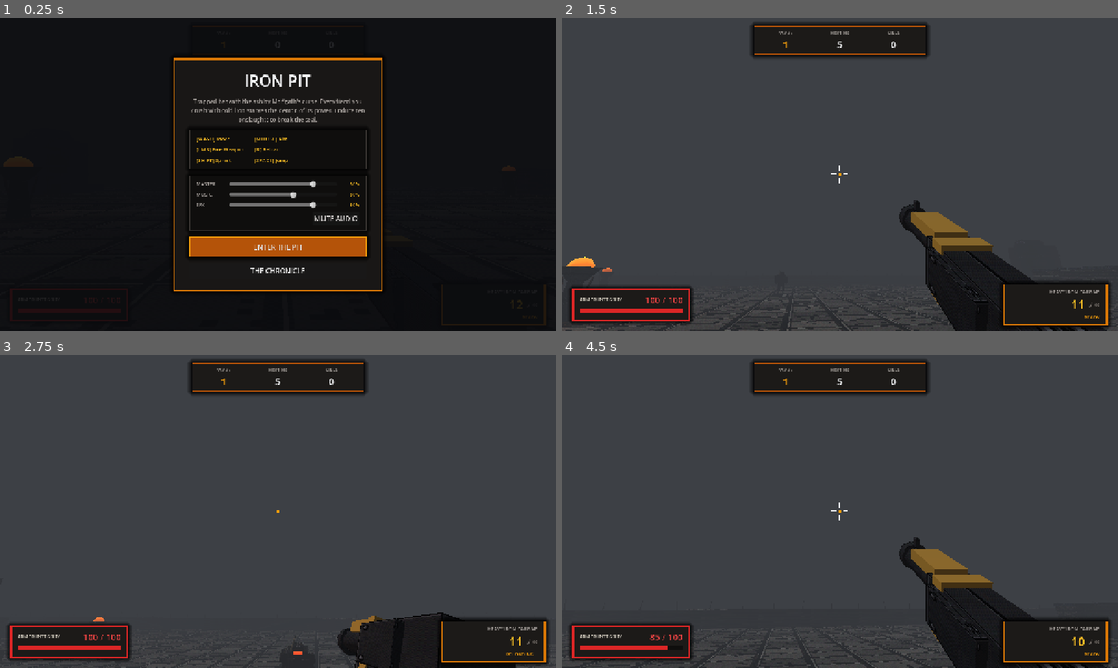
Above: before the commit, frames 1-4 (two rows, left to right).
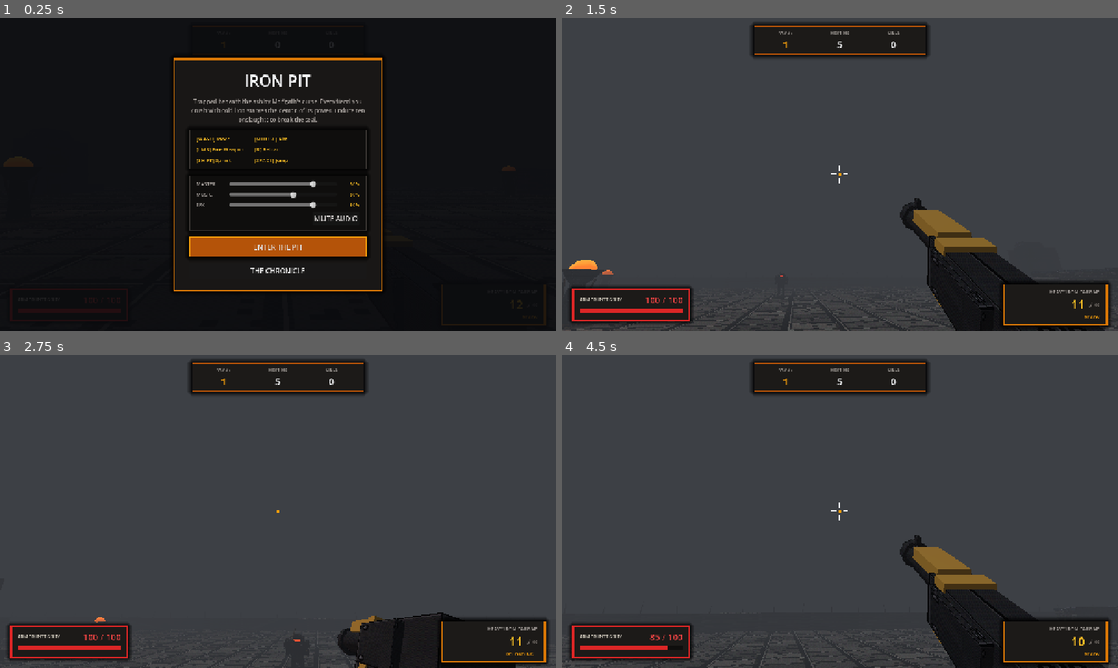
Above: after the commit, the same moments.

Repository: BuneZT/iron-pit-godot
Game: Godot game, scene res://scenes/Main.tscn
The game is run twice, just before and just after one commit, with the same random seed, the same clock (stepped at 60 frames per second) and the same inputs.
Inputs (mouse positions are in pixels of both pictures, inside the frame that each line leads up to):
- Up to frame 1 (0.25 s): no input
- Up to frame 2 (1.5 s): click "ENTER THE PIT" at 0.5 s; tap Enter at 1.25 s; move the mouse to (867, 174) at 1.27 s; hold W from 1.28 s (still down); tap Shift at 1.35 s; click (867, 174) at 1.42 s
- Up to frame 3 (2.75 s): keep holding W; tap Space at 1.52, 2.27 s; move the mouse to (250, 511) at 2.02 s; tap R at 2.1 s; click (250, 511) at 2.17 s
- Up to frame 4 (4.5 s): keep holding W; move the mouse to (851, 505) at 2.77 s; tap Shift at 2.85, 4.35 s; click (851, 505) at 2.92 s; move the mouse to (834, 517) at 3.52 s; tap R at 3.6 s; click (834, 517) at 3.67 s; tap Space at 3.77 s; move the mouse to (878, 514) at 4.27 s; click (878, 514) at 4.42 s

The runs differ from the first frame. In frame 2, 1.4% of the frame differs, in the area x 0-100%, y 57-100%; in frame 3, 0.2%; in frame 4, 1.3%.

Commit message:
perf(scene,ui): run camera/game loop at render rate, share enemy meshes/hitboxes, and optimize shadows

Diff:
--- a/project.godot
+++ b/project.godot
@@ -15,10 +15,6 @@
 run/main_scene="res://scenes/Main.tscn"
 config/features=PackedStringArray("4.7", "Forward Plus")
 
-[audio]
-
-buses/default_bus_layout="res://default_bus_layout.tres"
-
 [display]
 
 window/size/viewport_width=1280
@@ -34,11 +30,11 @@
 
 [physics]
 
+common/physics_ticks_per_second=120
+common/physics_interpolation=true
 3d/physics_engine="Jolt Physics"
 3d/default_gravity=18.0
-3d/default_gravity_vector=Vector3(0, -1, 0)
 
 [rendering]
 
 textures/canvas_textures/default_texture_filter=0
-anti_aliasing/quality/msaa_3d=0
--- a/scripts/main.gd
+++ b/scripts/main.gd
@@ -94,7 +94,7 @@
 				pause_game()
 
 
-func _physics_process(raw_dt: float) -> void:
+func _process(raw_dt: float) -> void:
 	var dt := minf(raw_dt, 0.1)
 	total_time += dt
 	update_braziers(total_time, wave_manager.current_wave)
--- a/scripts/scene/arena_builder.gd
+++ b/scripts/scene/arena_builder.gd
@@ -62,7 +62,9 @@
 	directional_light.light_color = Color(0.75, 0.76, 0.78)
 	directional_light.light_energy = 0.45
 	directional_light.shadow_enabled = true
-	directional_light.shadow_blur = 1.5
+	directional_light.directional_shadow_mode = DirectionalLight3D.SHADOW_PARALLEL_2_SPLITS
+	directional_light.directional_shadow_max_distance = 50.0
+	directional_light.shadow_blur = 1.2
 	add_child(directional_light)
 
 
--- a/scripts/scene/enemy_controller.gd
+++ b/scripts/scene/enemy_controller.gd
@@ -43,6 +43,10 @@
 
 var on_enemy_groan: Callable
 var _iron_texture: Texture2D
+var _box_mesh_cache: Dictionary = {}
+var _box_shape_cache: Dictionary = {}
+var _cyl_mesh_cache: Dictionary = {}
+var _cyl_shape_cache: Dictionary = {}
 
 
 func _init(parent_scene: Node3D = null, spawn_source: Variant = null) -> void:
@@ -116,6 +120,16 @@
 	root.linear_damp = 0.8
 	root.can_sleep = false
 	root.position = spawn_pt
+	root.set_meta("enemy_id", id)
+
+	var hitbox_area := Area3D.new()
+	hitbox_area.name = "HitboxCompoundArea"
+	hitbox_area.collision_layer = 8
+	hitbox_area.collision_mask = 0
+	hitbox_area.monitoring = false
+	hitbox_area.monitorable = false
+	hitbox_area.set_meta("enemy_id", id)
+	root.add_child(hitbox_area)
 
 	var root_col := CollisionShape3D.new()
 	root_col.name = "RootCapsuleCollider"
@@ -454,6 +468,56 @@
 	return instance
 
 
+func _get_box_mesh(size: Vector3) -> BoxMesh:
+	var key := "%.3f_%.3f_%.3f" % [size.x, size.y, size.z]
+	if not _box_mesh_cache.has(key):
+		var box := BoxMesh.new()
+		box.size = size
+		_box_mesh_cache[key] = box
+	return _box_mesh_cache[key]
+
+
+func _get_box_shape(size: Vector3) -> BoxShape3D:
+	var key := "%.3f_%.3f_%.3f" % [size.x, size.y, size.z]
+	if not _box_shape_cache.has(key):
+		var shape := BoxShape3D.new()
+		shape.size = size
+		_box_shape_cache[key] = shape
+	return _box_shape_cache[key]
+
+
+func _get_cyl_mesh(d_top: float, d_bot: float, h: float, segs: int) -> CylinderMesh:
+	var key := "%.3f_%.3f_%.3f_%d" % [d_top, d_bot, h, segs]
+	if not _cyl_mesh_cache.has(key):
+		var cyl := CylinderMesh.new()
+		cyl.top_radius = d_top / 2.0
+		cyl.bottom_radius = d_bot / 2.0
+		cyl.height = h
+		cyl.radial_segments = maxi(4, segs)
+		cyl.rings = 1
+		_cyl_mesh_cache[key] = cyl
+	return _cyl_mesh_cache[key]
+
+
+func _get_cyl_shape(d_top: float, d_bot: float, h: float) -> CylinderShape3D:
+	var key := "%.3f_%.3f_%.3f" % [d_top, d_bot, h]
+	if not _cyl_shape_cache.has(key):
+		var shape := CylinderShape3D.new()
+		shape.height = h
+		shape.radius = maxf(d_top, d_bot) / 2.0
+		_cyl_shape_cache[key] = shape
+	return _cyl_shape_cache[key]
+
+
+func _compute_transform_relative_to_root(node: Node3D, root_node: Node3D) -> Transform3D:
+	var xform := node.transform
+	var p := node.get_parent()
+	while p is Node3D and p != root_node:
+		xform = (p as Node3D).transform * xform
+		p = p.get_parent()
+	return xform
+
+
 func _add_box_part(
 	part_name: String,
 	size: Vector3,
@@ -466,30 +530,22 @@
 ) -> MeshInstance3D:
 	var mi := MeshInstance3D.new()
 	mi.name = part_name
-	var box := BoxMesh.new()
-	box.size = size
-	mi.mesh = box
+	mi.mesh = _get_box_mesh(size)
 	mi.material_override = mat
 	mi.position = pos
 	mi.rotation = rot
 	mi.cast_shadow = GeometryInstance3D.SHADOW_CASTING_SETTING_ON if cast_shadow else GeometryInstance3D.SHADOW_CASTING_SETTING_OFF
 	mi.set_meta("enemy_id", enemy_id)
-
-	var hit_area := Area3D.new()
-	hit_area.name = "HitboxArea"
-	hit_area.collision_layer = 8
-	hit_area.collision_mask = 0
-	hit_area.monitoring = false
-	hit_area.monitorable = false
-	hit_area.set_meta("enemy_id", enemy_id)
-	var col := CollisionShape3D.new()
-	var shape := BoxShape3D.new()
-	shape.size = size
-	col.shape = shape
-	hit_area.add_child(col)
-	mi.add_child(hit_area)
-
 	parent.add_child(mi)
+
+	var root_node := parent if parent is RigidBody3D else parent.get_parent() as Node3D
+	var hit_area := root_node.get_node_or_null("HitboxCompoundArea") as Area3D
+	if hit_area != null:
+		var col := CollisionShape3D.new()
+		col.shape = _get_box_shape(size)
+		col.transform = _compute_transform_relative_to_root(mi, root_node)
+		hit_area.add_child(col)
+
 	return mi
 
 
@@ -508,35 +564,22 @@
 ) -> MeshInstance3D:
 	var mi := MeshInstance3D.new()
 	mi.name = part_name
-	var cyl := CylinderMesh.new()
-	cyl.top_radius = d_top / 2.0
-	cyl.bottom_radius = d_bot / 2.0
-	cyl.height = h
-	cyl.radial_segments = maxi(4, segs)
-	cyl.rings = 1
-	mi.mesh = cyl
+	mi.mesh = _get_cyl_mesh(d_top, d_bot, h, segs)
 	mi.material_override = mat
 	mi.position = pos
 	mi.rotation = rot
 	mi.cast_shadow = GeometryInstance3D.SHADOW_CASTING_SETTING_ON if cast_shadow else GeometryInstance3D.SHADOW_CASTING_SETTING_OFF
 	mi.set_meta("enemy_id", enemy_id)
-
-	var hit_area := Area3D.new()
-	hit_area.name = "HitboxArea"
-	hit_area.collision_layer = 8
-	hit_area.collision_mask = 0
-	hit_area.monitoring = false
-	hit_area.monitorable = false
-	hit_area.set_meta("enemy_id", enemy_id)
-	var col := CollisionShape3D.new()
-	var shape := CylinderShape3D.new()
-	shape.height = h
-	shape.radius = maxf(d_top, d_bot) / 2.0
-	col.shape = shape
-	hit_area.add_child(col)
-	mi.add_child(hit_area)
-
 	parent.add_child(mi)
+
+	var root_node := parent if parent is RigidBody3D else parent.get_parent() as Node3D
+	var hit_area := root_node.get_node_or_null("HitboxCompoundArea") as Area3D
+	if hit_area != null:
+		var col := CollisionShape3D.new()
+		col.shape = _get_cyl_shape(d_top, d_bot, h)
+		col.transform = _compute_transform_relative_to_root(mi, root_node)
+		hit_area.add_child(col)
+
 	return mi
 
 
--- a/scripts/scene/player_controller.gd
+++ b/scripts/scene/player_controller.gd
@@ -68,6 +68,7 @@
 func apply_mouse_delta(delta_x: float, delta_y: float) -> void:
 	yaw -= delta_x * mouse_sensitivity
 	pitch = clampf(pitch + delta_y * mouse_sensitivity, -max_pitch, max_pitch)
+	_sync_camera_transform()
 
 
 static func _keycode_to_code(keycode: Key) -> String:
--- a/scripts/ui/hud_controller.gd
+++ b/scripts/ui/hud_controller.gd
@@ -734,29 +734,42 @@
 	var is_reloading: bool = bool(snapshot.get("is_reloading", false))
 	var status: String = String(snapshot.get("status", "MENU"))
 
-	wave_value.text = str(wave)
-	if is_in_breather:
-		enemies_label.text = "Status"
-		enemies_value.text = "PURGED"
-	else:
-		enemies_label.text = "Hostiles"
-		enemies_value.text = str(remaining_enemies)
-
-	kills_value.text = str(kills)
+	var wave_str := str(wave)
+	if wave_value.text != wave_str:
+		wave_value.text = wave_str
+
+	var target_enemies_label := "Status" if is_in_breather else "Hostiles"
+	var target_enemies_value := "PURGED" if is_in_breather else str(remaining_enemies)
+	if enemies_label.text != target_enemies_label:
+		enemies_label.text = target_enemies_label
+	if enemies_value.text != target_enemies_value:
+		enemies_value.text = target_enemies_value
+
+	var kills_str := str(kills)
+	if kills_value.text != kills_str:
+		kills_value.text = kills_str
 
 	var hp_pct := clampf((hp / max_hp) * 100.0, 0.0, 100.0)
-	health_text.text = "%d / %d" % [int(round(hp)), int(round(max_hp))]
-	health_bar_fill.anchor_right = hp_pct / 100.0
-
-	ammo_value.text = str(ammo)
+	var hp_str := "%d / %d" % [int(round(hp)), int(round(max_hp))]
+	if health_text.text != hp_str:
+		health_text.text = hp_str
+	var target_anchor := hp_pct / 100.0
+	if absf(health_bar_fill.anchor_right - target_anchor) > 0.001:
+		health_bar_fill.anchor_right = target_anchor
+
+	var ammo_str := str(ammo)
+	if ammo_value.text != ammo_str:
+		ammo_value.text = ammo_str
+
+	var target_hint := "READY"
 	if is_reloading:
-		reload_hint.text = "RELOADING..."
+		target_hint = "RELOADING..."
 	elif ammo == 0:
-		reload_hint.text = "PRESS [R] TO RELOAD"
+		target_hint = "PRESS [R] TO RELOAD"
 	elif ammo <= 3:
-		reload_hint.text = "LOW AMMO [R]"
-	else:
-		reload_hint.text = "READY"
+		target_hint = "LOW AMMO [R]"
+	if reload_hint.text != target_hint:
+		reload_hint.text = target_hint
 
 	if wave_whisper != null:
 		if is_in_breather:
Not shown, added: export_presets.cfg
